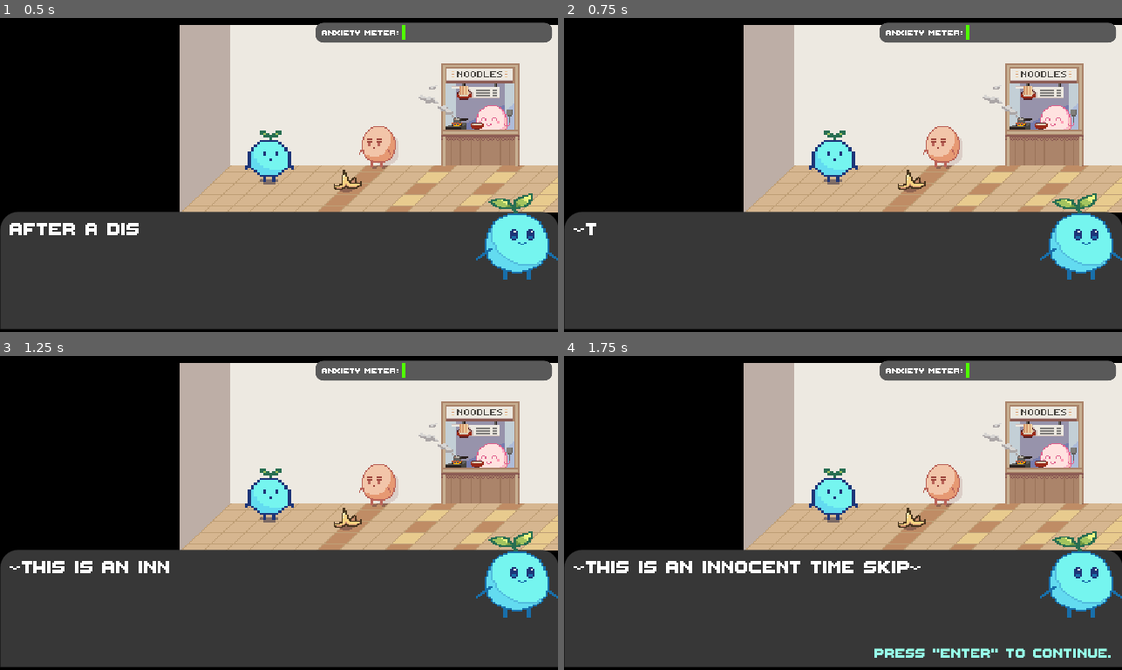
Above: before the commit, frames 1-4 (two rows, left to right).
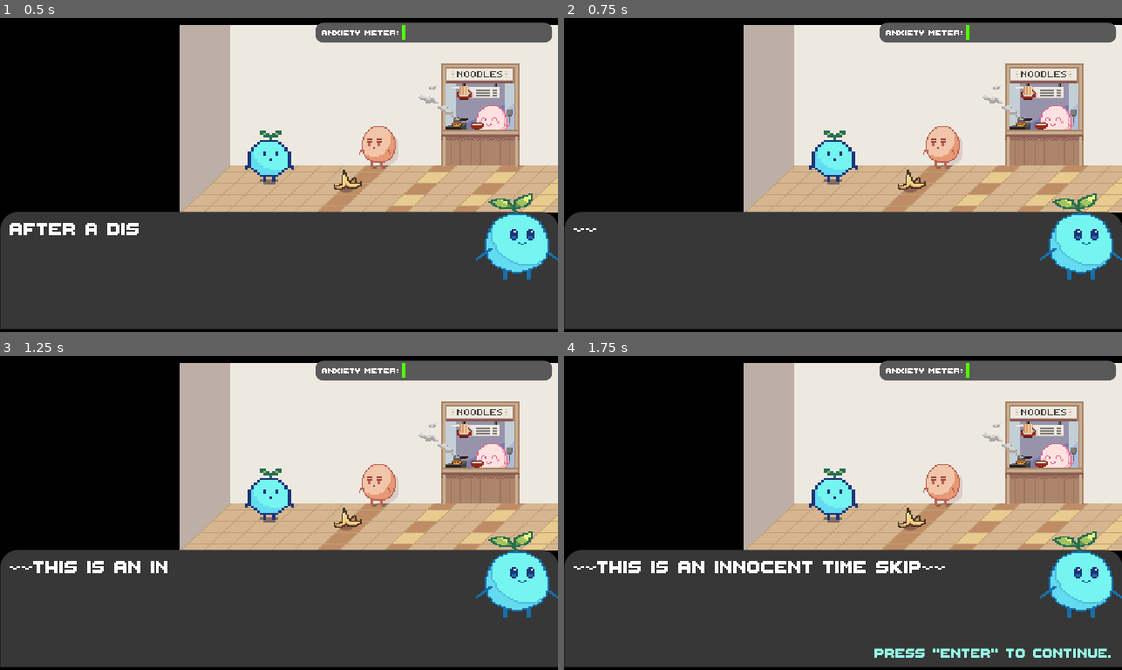
Above: after the commit, the same moments.

Repository: Tkaixiang/Microbform
Game: Godot game, scene res://Rooms/Canteen.tscn
Two runs of this game, one before a commit and one after it. Both use one fixed random seed, a clock stepped at 60 frames per second and the inputs below. This scene is started directly instead of the project's main scene.
Inputs:
- Up to frame 1 (0.5 s): no input
- Up to frame 2 (0.75 s): tap Enter (enter) at 0.5, 0.6 s; hold Right (ui_right) from 0.53 s (still down)
- Up to frame 3 (1.25 s): keep holding Right (ui_right)
- Up to frame 4 (1.75 s): release Right (ui_right) at 1.28 s; hold Down (ui_down) from 1.28 s (still down); tap Enter (enter) at 1.35 s

Frame 1 is identical in both runs. In frame 2, less than 0.1% of the frame differs, in the area x 3-6%, y 65-70%; in frame 3, 0.6%; in frame 4, 1.3%, in the area x 3-69%, y 65-70%.

Commit message:
update some scenes

Diff:
--- a/Mindfulhacks/Rooms/Canteen.gd
+++ b/Mindfulhacks/Rooms/Canteen.gd
@@ -11,9 +11,8 @@
 var door2Area = false
 var door3Area = false
 
-var introArea = false
-var introDoneState = false
 var bananaDoneState = false
+var noodleStallDoneState = false
 
 func _ready():
 	player.movement = false
@@ -24,7 +23,7 @@
 	initState = 1
 	SpeechText.setPic("res://assets/Player/playerBase.png")
 	SpeechText.addMsg("After a disastrous bus trip, you finally reach school.")
-	SpeechText.addMsg("~This is an innocent time skip~")
+	SpeechText.addMsg("~~This is an innocent time skip~~")
 	SpeechText.addMsg("Now, do you find your surroundings suspiciously familiar? ")
 	SpeechText.addMsg("Indeed, this is the source of nightmare, an unholy ground filled with malicious traps and evilness lurking behind pillars, the 18th floor of purgatory.")
 	SpeechText.addMsg("The Canteen.")
@@ -104,7 +103,37 @@
 		SpeechText.addMsg("As you slowly stand up, uncontrollable thoughts such as 'I want to jump into a hole right now' and 'Why am I so stupid goddamnit' pour into...")
 		SpeechText.addMsg("...your mind.")
 		SpeechText.addMsg("It feels as if the stares of the people around you are full of judgement and disdain for your idiocy.")
+
+
+
 		SpeechText.addQuestion("What will you do?", ["Go into panic attack mode.", "Smile. Tripping over things is perfectly normal human behavior.", "Take a deep breath, and continue walking forward. Your stomach is still growling."])
 		SpeechText.playNext()
 
 		bananaDoneState = true
+
+func _on_NoodleStall_area_entered(area):
+
+	if bananaDoneState && (not noodleStallDoneState):
+		player.movement = false
+
+		SpeechText.addMsg("Regardless, pigs need to fly and people need to eat.")
+		SpeechText.addMsg("You suddenly experience an intense sense of longing for pork - particularly the soft, fragrant, absolutely appetizing pork ramen at...")
+		SpeechText.addMsg("...the Japanese store.")
+		SpeechText.addMsg("~~Tick. Tock. Tick. Tock. I'm an innocent clock~~")
+		SpeechText.addMsg("After waiting patiently for ten minutes, you finally find yourself face-to-face with a mouth-watering bowl of steaming noodles.")
+		SpeechText.addMsg("By now, your negative emotions from the fall have mostly dissipated.")
+
+		SpeechText.addMsg("You heard the auntie saying, 'Yours is three dollars and fifty cents ah.'")
+		SpeechText.addMsg("The auntie's voice sounds as pleasant as that of an angel to you - an angel who can gaze into one's soul and fulfil their utmost desire.")
+		SpeechText.addMsg("For your present self, that desire happens to be eating a hot, tantazing meal.")
+		SpeechText.addMsg("A genuine smile appears on your face, and although you always feel that your smile looks worse than a grimace, the auntie can still see your abnormally...")
+		SpeechText.addMsg("...sincere eyes, right?")
+
+		SpeechText.addMsg("You pull out your wallet and examine its content. A sole, hazardly folded fifty-dollar bill lies quietly within.")
+		SpeechText.addMsg("Your smile freezes over.")
+		SpeechText.addMsg("You attempt to pull out your phone for NETS payment, but realize with horror that the Singtel 4G mobile data network has collapsed yet again.")
+		SpeechText.addMsg("You take a deep breath and hand the fifty-dollar bill to the auntie, who now wears a look you interpret as disdain.")
+		SpeechText.addQuestion("What will you do?", ["In mosquito's voice, apologize wearing the most awkward expression possible.", "Do nothing. What's wrong with a government-distributed 50-dollar bill?", "Do nothing, but wallow in shame on the inside."])
+		SpeechText.playNext()
+
+		noodleStallDoneState = true
--- a/Mindfulhacks/Rooms/Canteen.tscn
+++ b/Mindfulhacks/Rooms/Canteen.tscn
@@ -21,6 +21,8 @@
 
 [sub_resource type="CircleShape2D" id=4]
 radius = 8.05622
+
+[sub_resource type="RectangleShape2D" id=6]
 
 [node name="Canteen" type="Node2D"]
 script = ExtResource( 4 )
@@ -193,8 +195,15 @@
 [node name="Banana" type="Area2D" parent="."]
 
 [node name="CollisionShape2D" type="CollisionShape2D" parent="Banana"]
-position = Vector2( 58.2206, 84.0007 )
+position = Vector2( 59.0615, 76.0391 )
 scale = Vector2( 0.45, 0.45 )
 shape = SubResource( 4 )
 
+[node name="NoodleStall" type="Area2D" parent="."]
+
+[node name="CollisionShape2D" type="CollisionShape2D" parent="NoodleStall"]
+position = Vector2( 105.883, 59.0158 )
+shape = SubResource( 6 )
+
 [connection signal="area_entered" from="Banana" to="." method="_on_Banana_area_entered"]
+[connection signal="area_entered" from="NoodleStall" to="." method="_on_NoodleStall_area_entered"]
Not shown: 1 places in Mindfulhacks/Rooms/Canteen.tscn that only renumber resources
